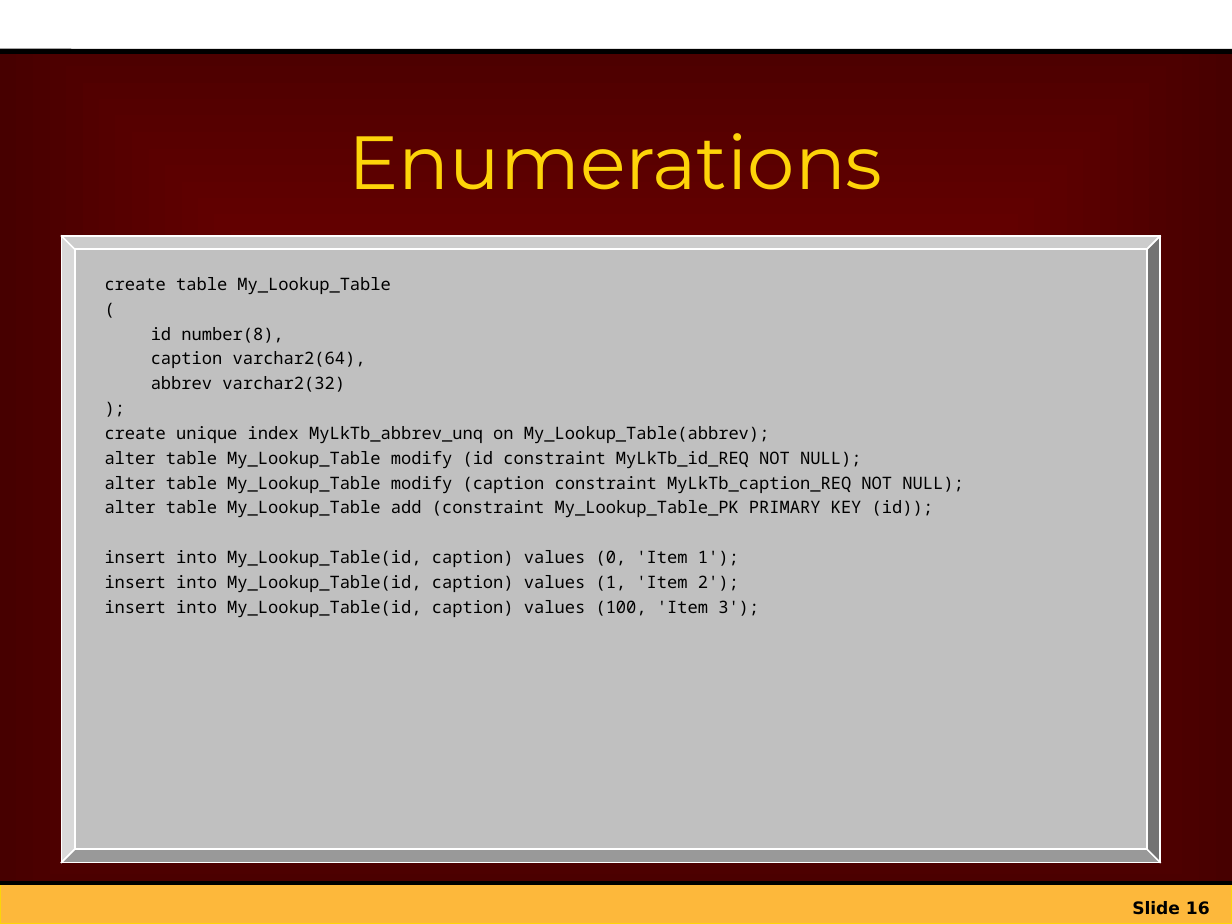
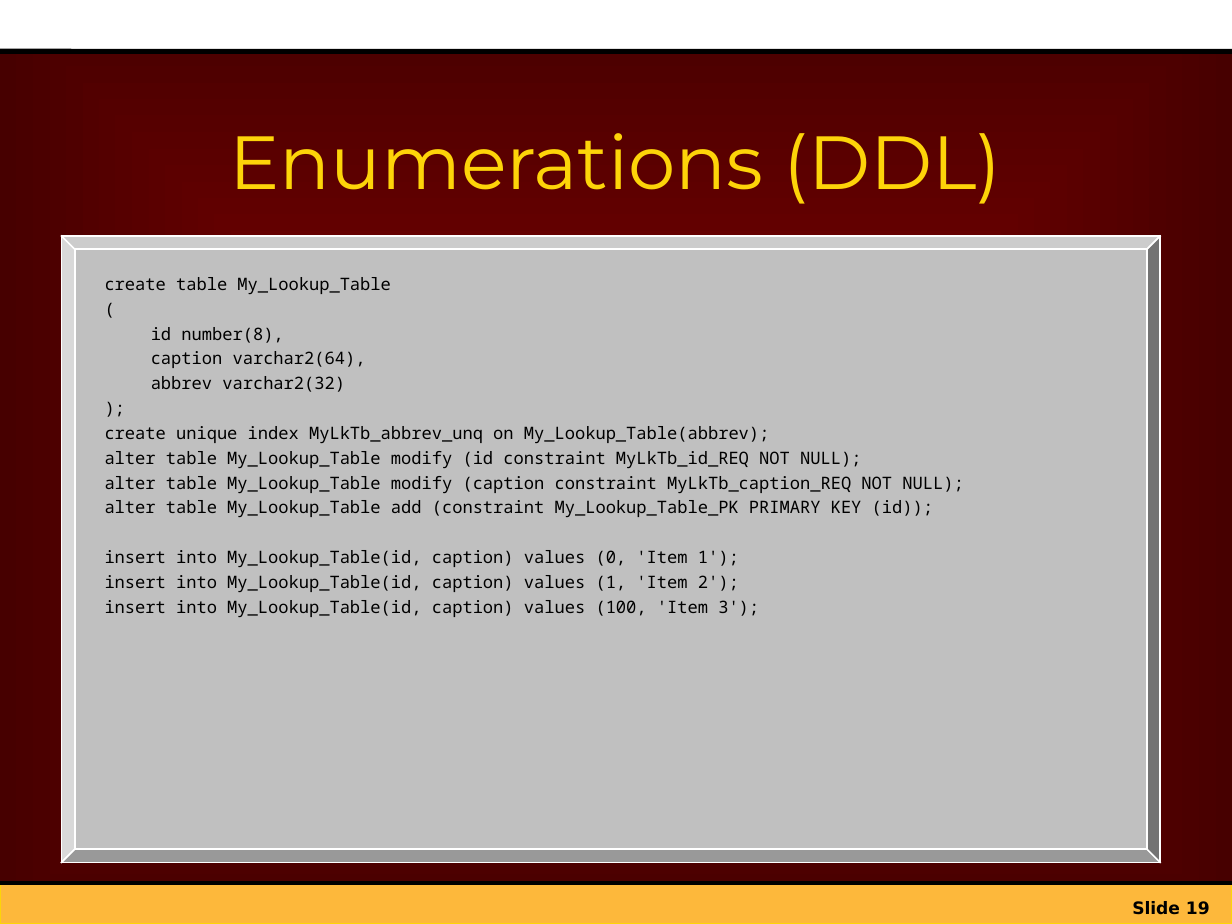
Before and after one commit to netspective/sparx-2001, a slide deck: slide 19 of Framework/web-shared/docs/project/Introduction_to_Sparx_XIF.ppt (slide 16 before the commit). Drawn at 1232x924 pixels with LibreOffice and Linux fonts; fonts in the diff are those of the drawing; background and template pictures are left out. Boxes give left, top, right and bottom in pixels: in the first picture for what was removed or moved away, otherwise in the second. Text is boxed around its words. In the diff, an @@ line names an element or a change of style, - is before the commit and + after.

```diff
--- a/Framework/web-shared/docs/project/Introduction_to_Sparx_XIF.ppt
+++ b/Framework/web-shared/docs/project/Introduction_to_Sparx_XIF.ppt
@@ title at bbox=[230, 133, 1001, 204]: text changed @@
-Enumerations
+Enumerations (DDL)
@@ page number at bbox=[1132, 901, 1210, 915]: text changed @@
-Slide 16
+Slide 19
```
Also in this commit, not shown: 6 other slides changed, 6 slides added.
